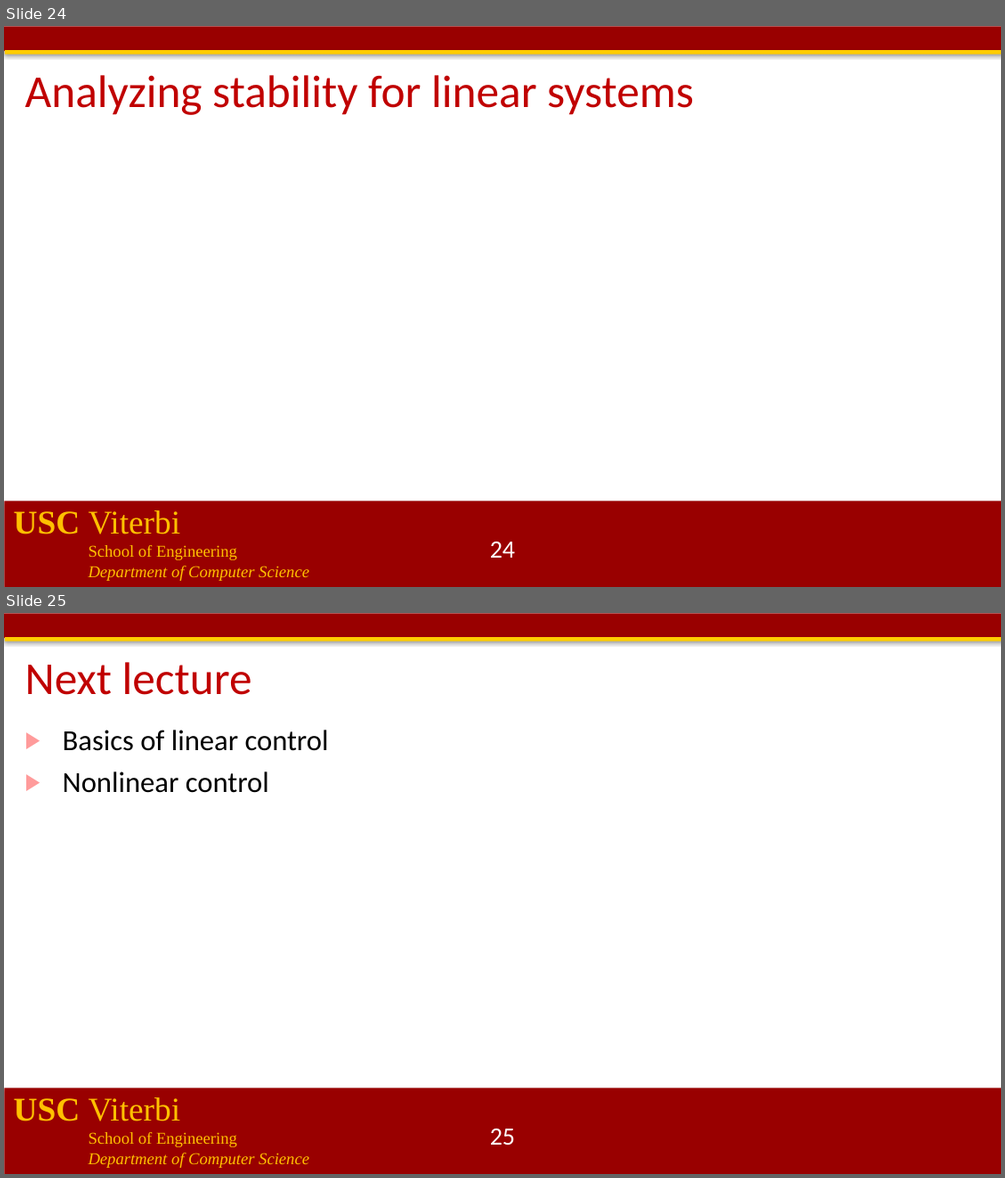
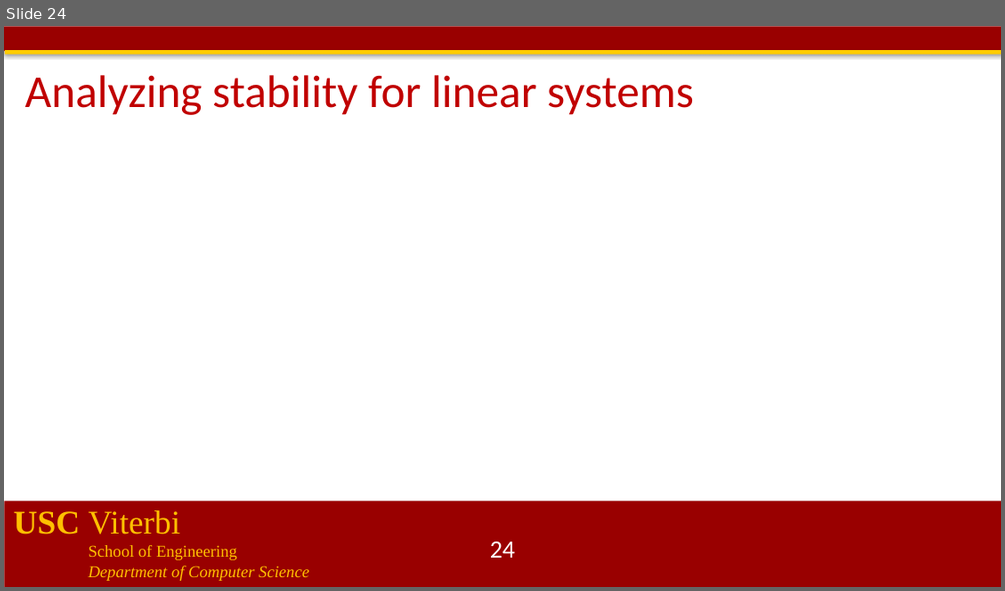
Before and after one commit to jdeshmukh/jdeshmukh.github.io, a slide deck: teaching/cs513-autocps-fall-2020/lecture3-Dynamical-System-Models.pptx. Shown one above the other, each under a label of ours: slides 24 and 25 before the commit, slide 24 after it. The pictures are 1005x1178 and 1005x591 pixels, drawn with LibreOffice and Linux fonts; fonts in the diff are those of the drawing; grey boxes stand for pictures; background and template pictures are left out. Boxes give left, top, right and bottom in pixels: in the first picture for what was removed or moved away, otherwise in the second. Text is boxed around its words. In the diff, an @@ line names an element or a change of style, - is before the commit and + after.

Commit message:
lecture 4

```diff
--- a/teaching/cs513-autocps-fall-2020/lecture3-Dynamical-System-Models.pptx
+++ b/teaching/cs513-autocps-fall-2020/lecture3-Dynamical-System-Models.pptx
@@ slide 25 removed at [4, 613, 1001, 1174], background #FFFFFF; not listed: 4 template elements that a slide beside it also shows @@
@@ title removed at [25, 662, 252, 695] @@
-Next lecture
@@ text removed at [63, 730, 329, 793] @@
-▶ Basics of linear control
-▶ Nonlinear control
@@ page number removed at [490, 1128, 515, 1144] @@
-25
```
Also in this commit, not shown: 5 other files.
